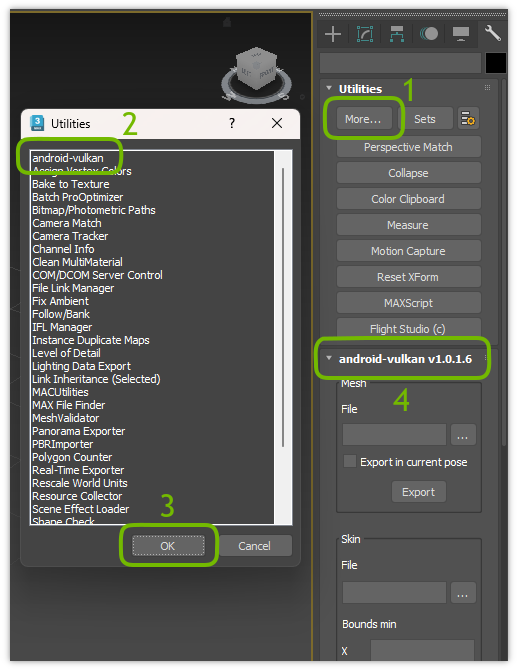
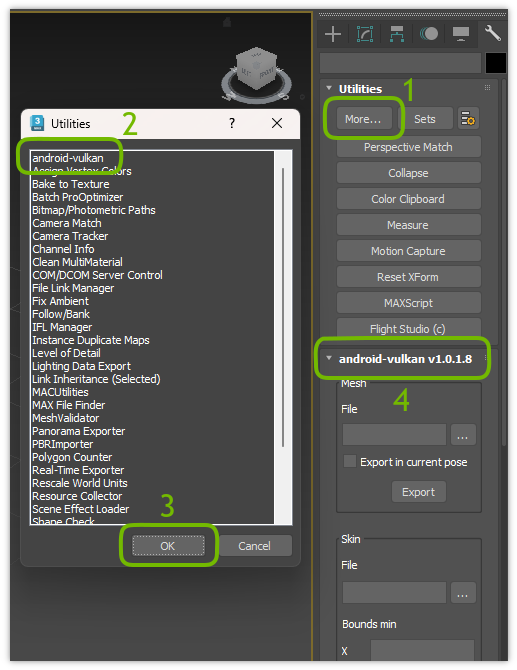
Two versions of the same layered image (517x670). Layer-by-layer changes:
renamed "Screenshot" to "Background", painted on it over [465,355,472,363]
